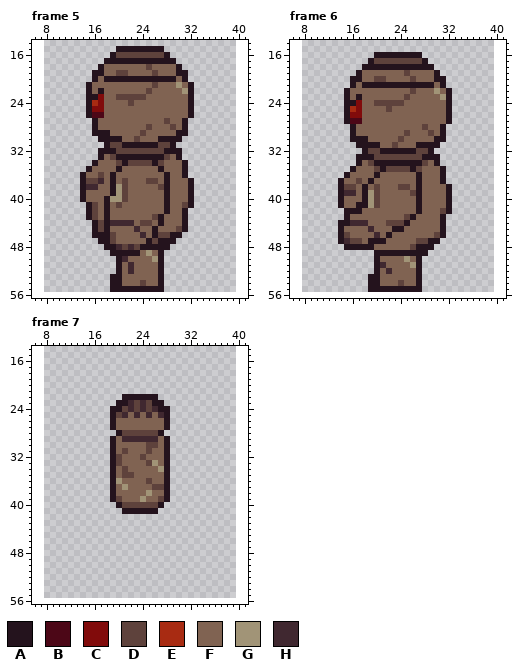
A pixel-art file gets an edit: Assets/Dossiers Personnels/Alex/Aseprite/BossGolem.aseprite. The picture above is the old version.
32x48 pixels, 7 frames. Shown: frame 5: x 6..41, y 14..56; frame 6: x 6..41, y 14..56; frame 7: x 6..41, y 14..56. The old version is drawn lined up with the new one, on the new canvas. The commit also changed other frames, which this record leaves out.
Palette (. is transparent): A #24131d  B #4c0717  C #810b0b  D #5e423c  E #a82b12  F #806352  G #a19477  H #402830
Once edited:
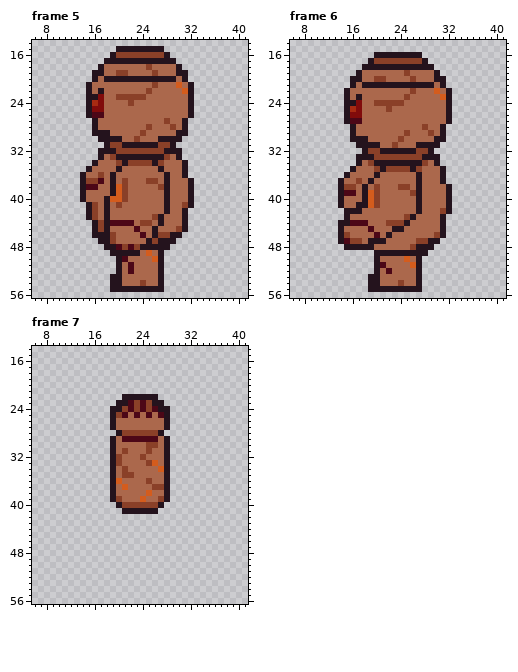
From old to new:
canvas 32x48 -> 48x64, the old top-left corner now at 8,8
@@ palette @@
-D #5e423c
+D #8a4028
-F #806352
+F #ab684c
-G #a19477
+G #d45c1d
--- frame 5
@@ x 13..19 @@
 36 .AFFDFA
-37 .ADDHFA
-38 .AHHFFA
+37 .ADDBFA
+38 .ABBFFA
 39 .AFFFFA
@@ x 17..26 @@
 43 FAFFFFFFFD
-44 DAHHHHFDDF
-45 DAFFFFHFFA
-46 AADFFFFHFA
+44 DABBBBFDDF
+45 DAFFFFBFFA
+46 AADFFFFBFA
 47 AADFFFFFAD
-48 .AAHDHDAAA
+48 .AABDBDAAA
 49 ..AAAAAFGF
-50 ...AHFFFFG
-51 ...AFHFFFF
-52 ...AFHFFFF
+50 ...ABFFFFG
+51 ...AFBFFFF
+52 ...AFBFFFF
 53 ..AAFFFFFF
--- frame 6
@@ x 13..18 @@
 38 .ADDFA
-39 .AHHFA
+39 .ABBFA
 40 .AFFFA
@@ x 13..22 @@
 43 ..AFFFFFFF
-44 .AAHHHFFFD
-45 .AFFFFHFFF
-46 .ADFFFFHFA
-47 .AHDDFAAAF
+44 .AABBBFFFD
+45 .AFFFFBFFF
+46 .ADFFFFBFA
+47 .ABDDFAAAF
 48 ..AAAAAFFF
@@ x 19..24 @@
 50 .AFFFF
-51 .AHFFF
-52 .AFHFF
+51 .ABFFF
+52 .AFBFF
 53 AAFFFF
--- frame 7
@@ x 19..29 @@
 22 ..AAAAAA...
-23 .AAHDHDAA..
-24 AADHDHDHAA.
-25 ADHFHFHFHA.
+23 .AABDBDAA..
+24 AADBDBDBAA.
+25 ADBFBFBFBA.
 26 AFFFFFFFFA.
@@ x 19..28 @@
 28 .ADDDDDDA.
-29 AFHHHHHHFA
+29 AFBBBBBBFA
 30 AFFFFFDDFA
Pixel boxes of the changes (left, top, right, bottom) in both pictures:
changed: (86, 52, 188, 286)
changed: (344, 58, 446, 286)
changed: (116, 400, 164, 508)
